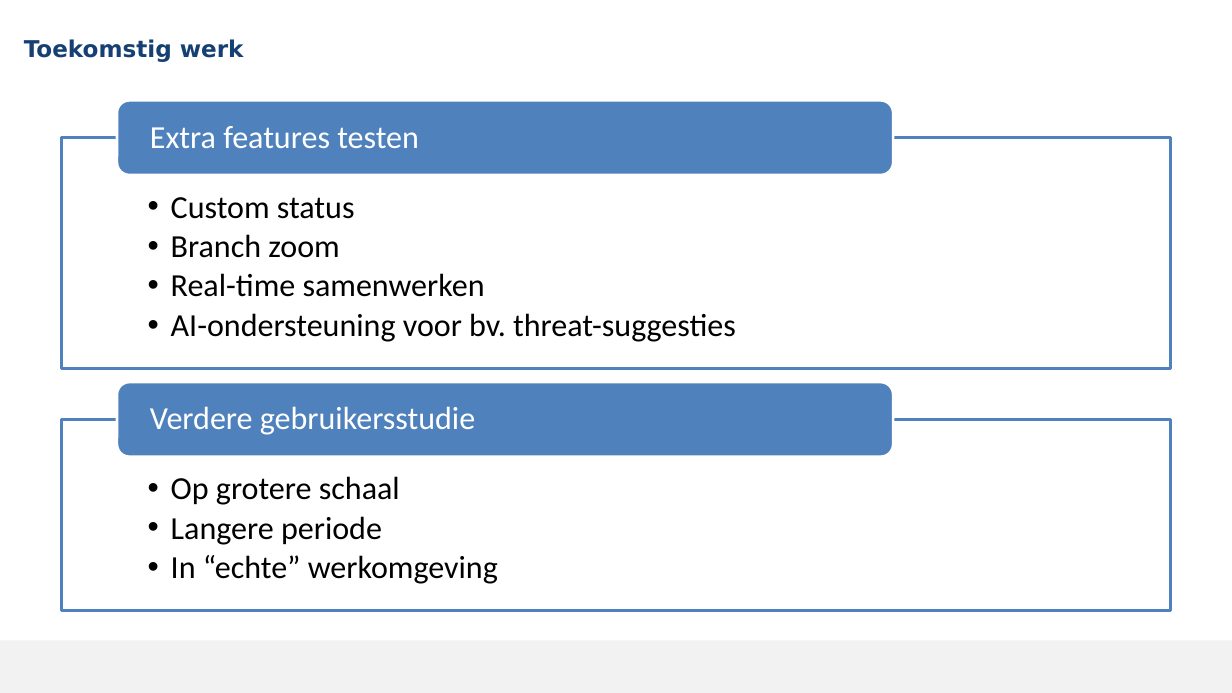
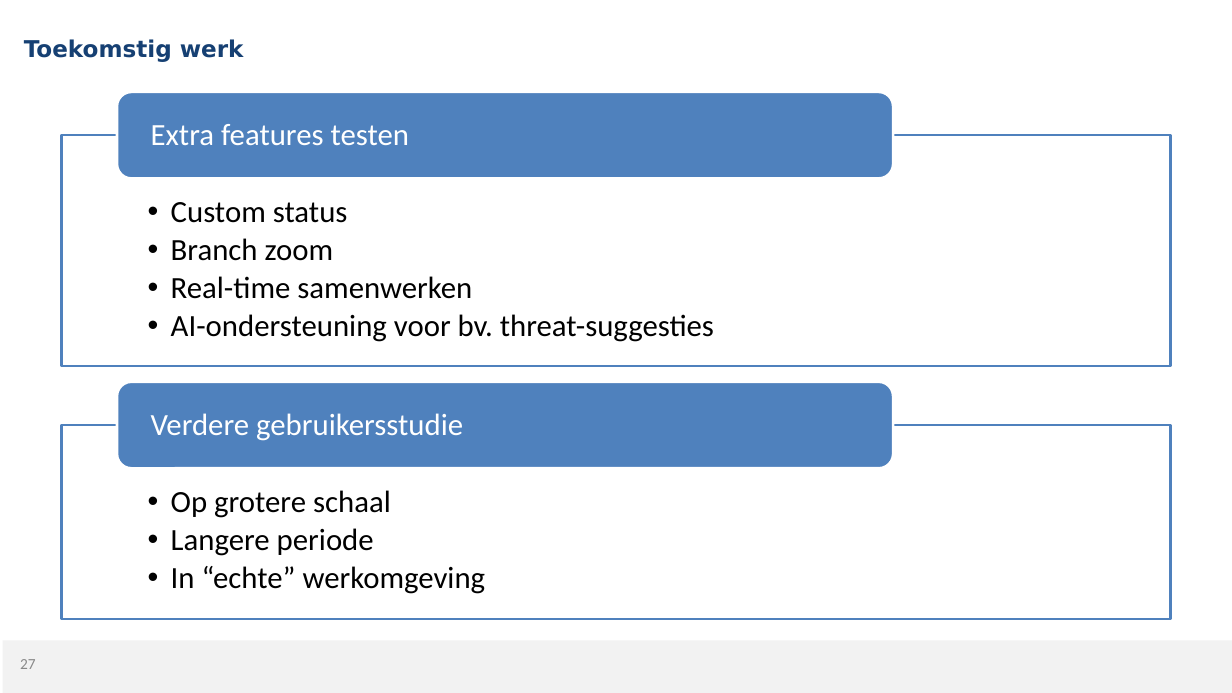
Before and after one commit to MikaG-1952764/masterproef, a slide deck: slide 27 of MP2526_Verdediging.pptx. Drawn at 1232x693 pixels with LibreOffice and Linux fonts; fonts in the diff are those of the drawing; background and template pictures are left out. Boxes give left, top, right and bottom in pixels: in the first picture for what was removed or moved away, otherwise in the second. Text is boxed around its words. In the diff, an @@ line names an element or a change of style, - is before the commit and + after.

```diff
--- a/MP2526_Verdediging.pptx
+++ b/MP2526_Verdediging.pptx
@@ rounded rectangle: place and size @@
-rounded rectangle at [117,101,894,176]
+rounded rectangle at [117,92,894,179]
@@ rounded rectangle: place and size @@
-rounded rectangle at [117,383,894,457]
+rounded rectangle at [117,382,894,469]
@@ size 25 to 24 pt in 4 elements at [171,202,714,342], [151,124,410,145], [171,490,486,594], [151,413,463,441] @@
@@ rectangle: place and size @@
-rectangle at [62,420,1171,611]
+rectangle at [62,425,1171,619]
@@ page number added at [20,659,36,669], 12 pt, text #898989 @@
+27
```
Also in this commit, not shown: 35 other slides changed, 1 slide added, 1 slide removed, 1 other file.
